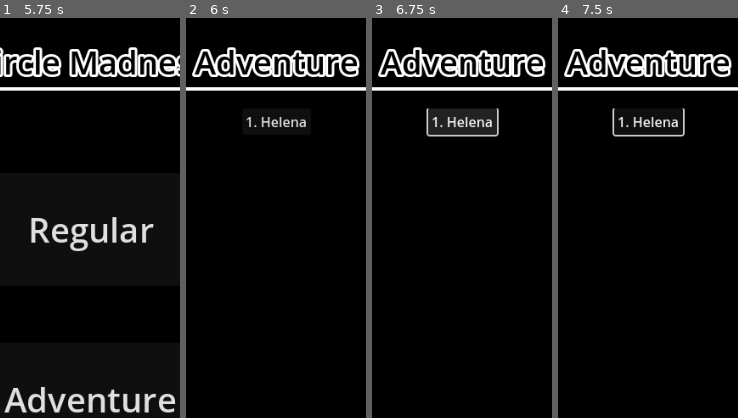
Above: before the commit, frames 1-4 (left to right).
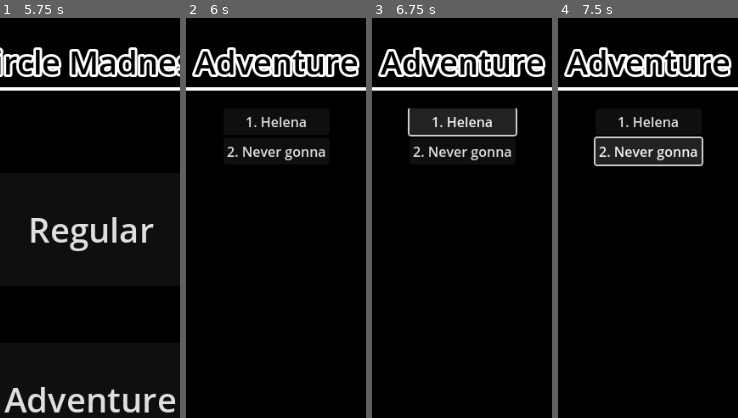
Above: after the commit, the same moments.

Repository: JustAlternate/JustMobileGame
Game: Godot game, scene res://Scenes/Menu.tscn
The game is run twice, just before and just after one commit, with the same random seed, the same clock (stepped at 60 frames per second) and the same inputs.
Inputs (mouse positions are % of the whole screen's width and height, from its top left):
- Up to frame 1 (5.75 s): click "Regular" at 0.5 s; click "<" at 1.25 s; click ">" at 2 s; hold Right (right) 2.78-3.53 s; hold Left (left) 3.53-4.25 s; click (51, 45) at 4.27 s; type "Alex" at 4.35 s; click "<= MENU" at 5 s
- Up to frame 2 (6 s): click "Adventure" at 5.75 s
- Up to frame 3 (6.75 s): click "1. Helena" at 6.5 s
- Up to frame 4 (7.5 s): click (50, 32) at 7.25 s, where only the run after the commit has a clickable "2. Never gonna"
The pictures show only the part of the screen within x 25-75%, y 15-65%; the shares and areas given below are measured in that part.

Frame 1 is identical in both runs. In frame 2, 0.8% of the frame differs, in the area x 22-78%, y 32-36%; in frame 3, 2.5%; in frame 4, 5.0%, in the area x 19-82%, y 22-38%.
Error in both runs: Unable to iterate on object of type 'Nil'. (res://Scripts/leaderboard.gd:20)

Commit message:
updating everythin

Diff:
--- a/Scenes/adventure.tscn
+++ b/Scenes/adventure.tscn
@@ -62,4 +62,8 @@
 layout_mode = 2
 text = "1. Helena"
 
+[node name="Button2" type="Button" parent="ScrollContainer/VBoxContainer"]
+layout_mode = 2
+text = "2. Never gonna"
+
 [connection signal="pressed" from="back_to_menu" to="." method="_on_back_to_menu_pressed"]
